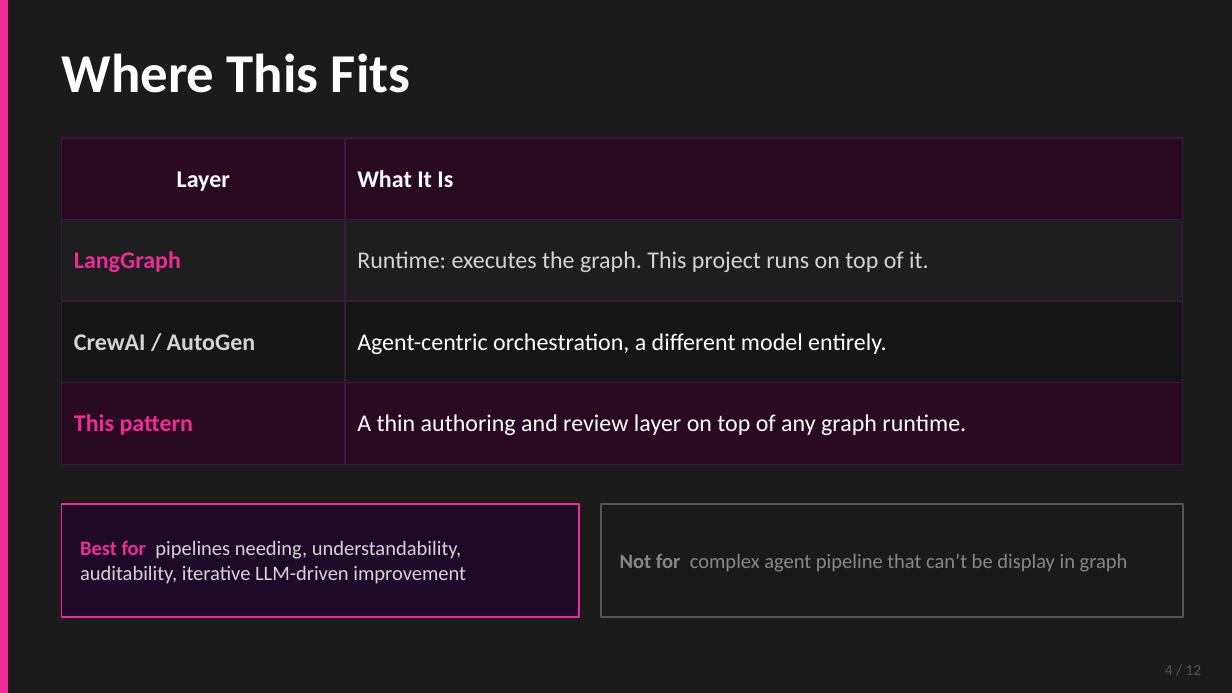
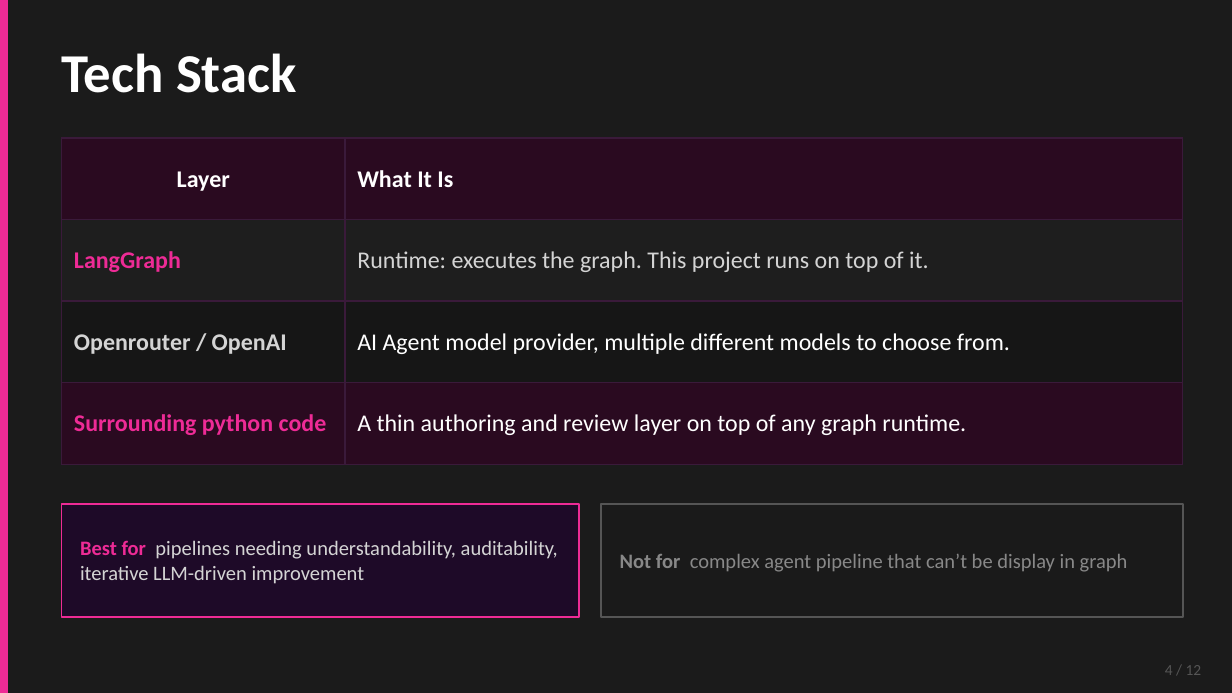
Before and after one commit to hieunguyen7337/AI_Agent_Local_Workflow_PLatform, a slide deck: slide 4 of presentation_deck_v4.pptx. Drawn at 1232x693 pixels with LibreOffice and Linux fonts; fonts in the diff are those of the drawing. Boxes give left, top, right and bottom in pixels: in the first picture for what was removed or moved away, otherwise in the second. Text is boxed around its words. In the diff, an @@ line names an element or a change of style, - is before the commit and + after.

```diff
--- a/presentation_deck_v4.pptx
+++ b/presentation_deck_v4.pptx
@@ text at <box>62,53,296,93</box>: text changed @@
-Where This Fits
+Tech Stack
@@ table at <box>62,138,1183,464</box> @@
-row 3, column 1: CrewAI / AutoGen
+row 3, column 1: Openrouter / OpenAI
-row 3, column 2: Agent-centric orchestration, a different model entirely.
+row 3, column 2: AI Agent model provider, multiple different models to choose from.
-row 4, column 1: This pattern
+row 4, column 1: Surrounding python code
@@ text at <box>80,540,558,584</box>: text changed @@
-Best for pipelines needing, understandability, auditability, iterative LLM-driven improvement
+Best for pipelines needing understandability, auditability, iterative LLM-driven improvement
```
Also in this commit, not shown: 3 other slides changed, 7 other files.
